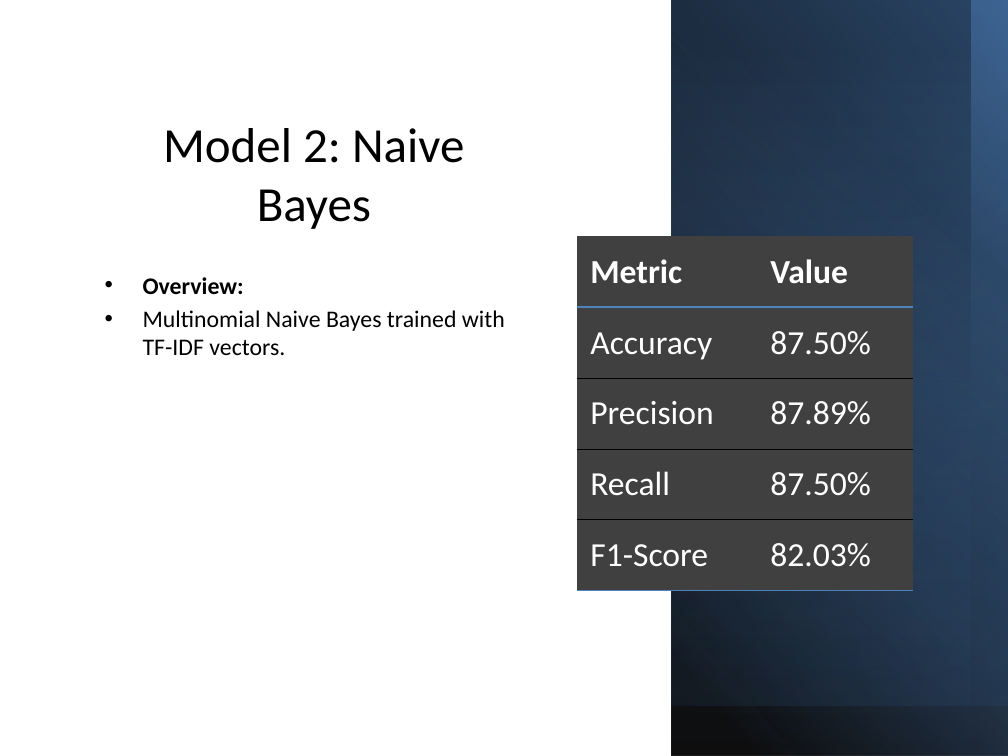
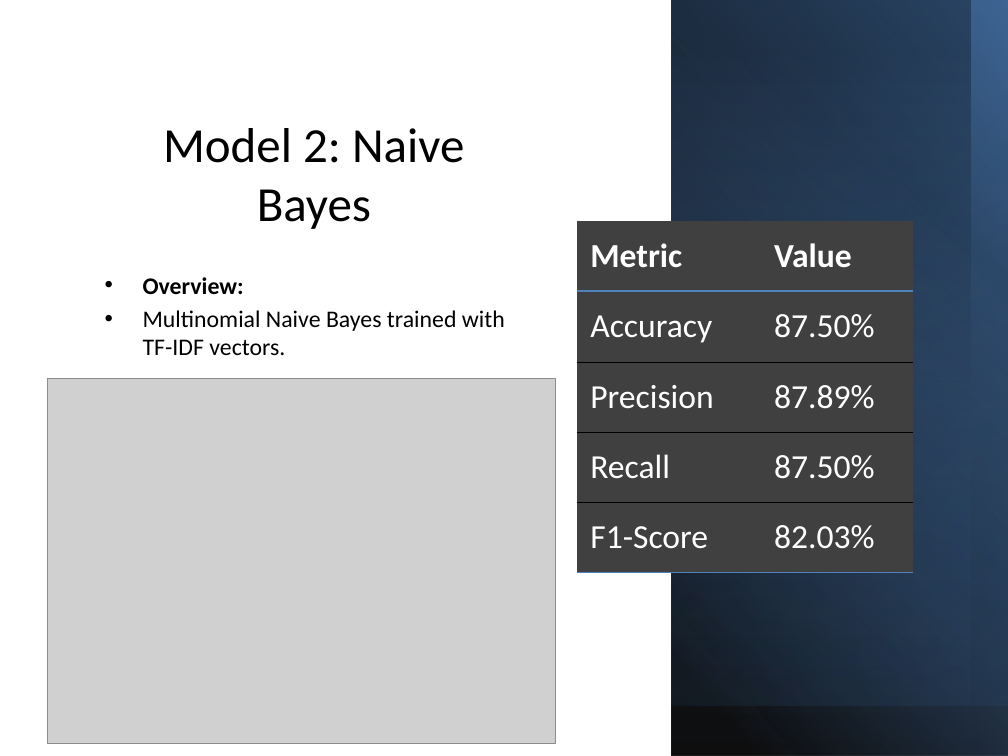
Before and after one commit to mehakhafeez/NLPprojectweek6, a slide deck: slide 9 of NLPProject3.pptx. Drawn at 1008x756 pixels with LibreOffice and Linux fonts; fonts in the diff are those of the drawing; grey boxes stand for pictures. Boxes give left, top, right and bottom in pixels: in the first picture for what was removed or moved away, otherwise in the second. Text is boxed around its words. In the diff, an @@ line names an element or a change of style, - is before the commit and + after.

```diff
--- a/NLPProject3.pptx
+++ b/NLPProject3.pptx
@@ table: place and size @@
-table at [577,237,913,591]
+table at [577,221,912,573]
@@ picture added at [47,379,555,744] @@
```
Also in this commit, not shown: 4 other slides changed, 2 slides removed.
